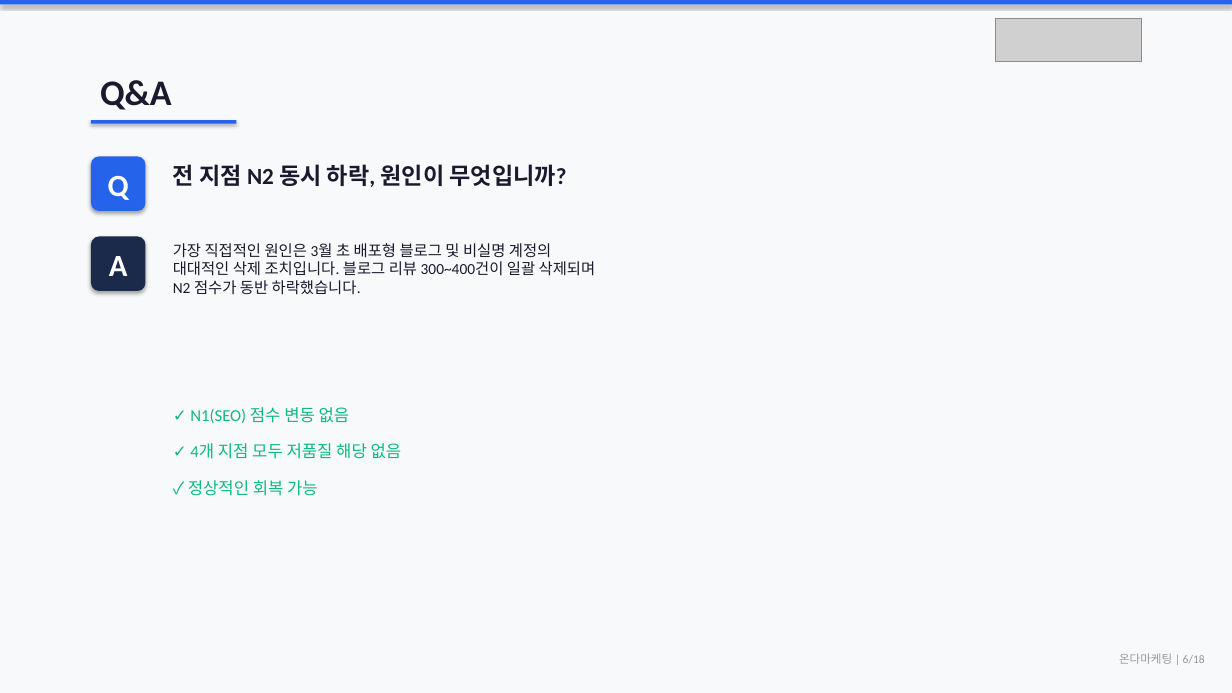
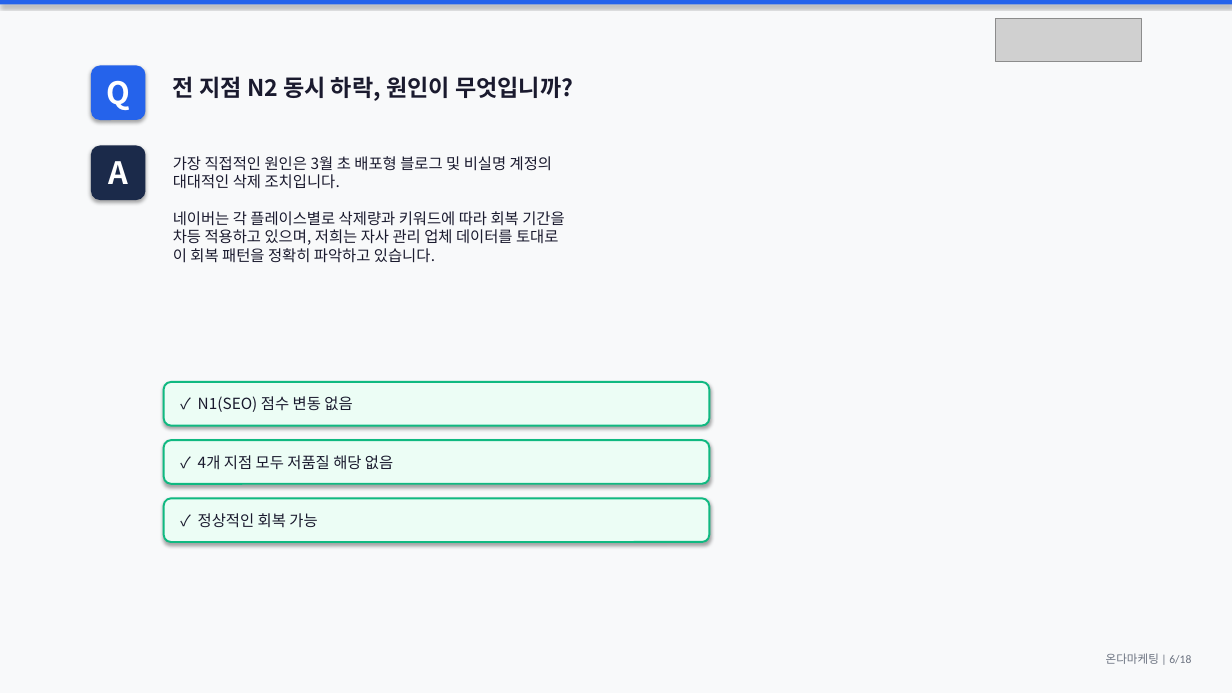
Before and after one commit to didai64595021-ui/onda-hompage, a slide deck: slide 6 of 마드모아젤헤어_제안서.pptx. Drawn at 1232x693 pixels with LibreOffice and Linux fonts; fonts in the diff are those of the drawing; grey boxes stand for pictures. Boxes give left, top, right and bottom in pixels: in the first picture for what was removed or moved away, otherwise in the second. Text is boxed around its words. In the diff, an @@ line names an element or a change of style, - is before the commit and + after.

Commit message:
fix: 제안서 PPT 정렬+디자인 전면 고도화 (그리드통일, 로고삽입, 컬러코딩, Q&A레이아웃)

```diff
--- a/마드모아젤헤어_제안서.pptx
+++ b/마드모아젤헤어_제안서.pptx
@@ rounded rectangle "Q": place and size @@
-rounded rectangle "Q" at box(91, 156, 145, 211)
+rounded rectangle "Q" at box(91, 66, 145, 120)
@@ rounded rectangle "Q" at box(91, 66, 145, 120): font Calibri to Noto Sans CJK KR; proportions changed @@
@@ text removed at box(100, 80, 172, 110) @@
-Q&A
@@ text "전 지점 N2 동시 하락, ...": place and size @@
-text "전 지점 N2 동시 하락, ..." at box(173, 164, 567, 187)
+text "전 지점 N2 동시 하락, ..." at box(173, 76, 573, 101)
@@ text "전 지점 N2 동시 하락, ..." at box(173, 76, 573, 101): font Calibri to Noto Sans CJK KR; less space between paragraphs @@
@@ rounded rectangle "A": place and size @@
-rounded rectangle "A" at box(91, 237, 145, 291)
+rounded rectangle "A" at box(91, 145, 145, 200)
@@ rounded rectangle "A" at box(91, 145, 145, 200): font Calibri to Noto Sans CJK KR; proportions changed @@
@@ rectangle removed at box(91, 120, 236, 124) @@
@@ text at box(173, 156, 564, 263): text changed; font Calibri to Noto Sans CJK KR @@
-가장 직접적인 원인은 3월 초 배포형 블로그 및 비실명 계정의
-대대적인 삭제 조치입니다. 블로그 리뷰 300~400건이 일괄 삭제되며
-N2 점수가 동반 하락했습니다.
+가장 직접적인 원인은 3월 초 배포형 블로그 및 비실명 계정의
+대대적인 삭제 조치입니다.
+네이버는 각 플레이스별로 삭제량과 키워드에 따라 회복 기간을
+차등 적용하고 있으며, 저희는 자사 관리 업체 데이터를 토대로
+이 회복 패턴을 정확히 파악하고 있습니다.
@@ rounded rectangle "✓ N1(SEO) 점수 변동 없음": place and size @@
-rounded rectangle "✓ N1(SEO) 점수 변동 없음" at box(190, 407, 350, 423)
+rounded rectangle "✓ N1(SEO) 점수 변동 없음" at box(164, 382, 710, 425)
@@ rounded rectangle "✓ 4개 지점 모두 저품질 ...": place and size @@
-rounded rectangle "✓ 4개 지점 모두 저품질 ..." at box(218, 443, 402, 459)
+rounded rectangle "✓ 4개 지점 모두 저품질 ..." at box(164, 440, 710, 483)
@@ size 13 to 12 pt, font Calibri to Noto Sans CJK KR, text colour #10B981 to #1A1A2E; less space between paragraphs; vertical alignment top to middle; fill none to #ECFDF5; outline none to #10B981 1.5 pt; shadow on in 3 elements at box(164, 382, 710, 425), box(164, 440, 710, 483), box(164, 498, 710, 542) @@
@@ rounded rectangle "✓ 정상적인 회복 가능": place and size @@
-rounded rectangle "✓ 정상적인 회복 가능" at box(188, 480, 318, 496)
+rounded rectangle "✓ 정상적인 회복 가능" at box(164, 498, 710, 542)
@@ text "온다마케팅 | 6/18" at box(1106, 653, 1191, 664): text colour #999999 to #6B7280 @@
```
Also in this commit, not shown: 17 other slides changed, 1 other file.
